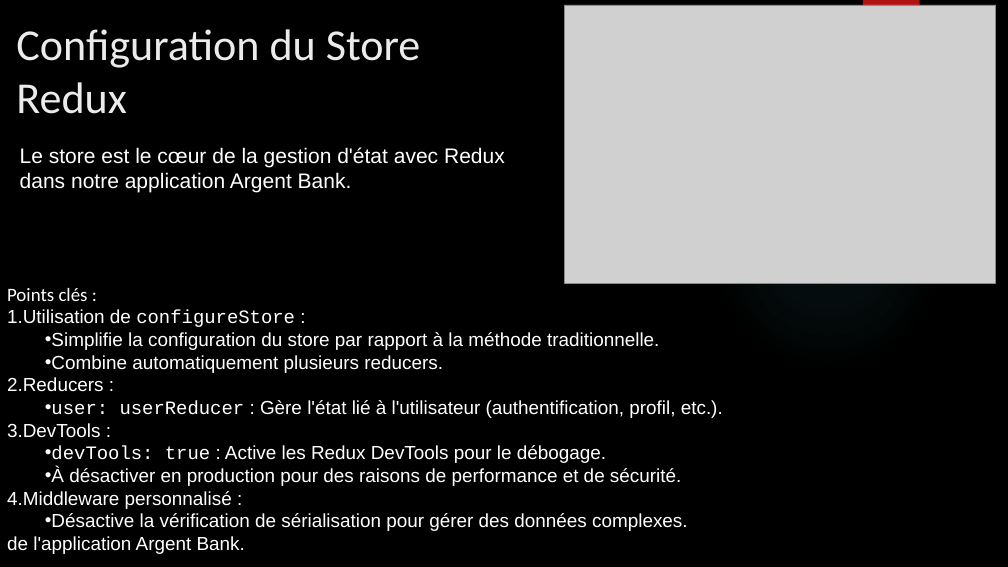
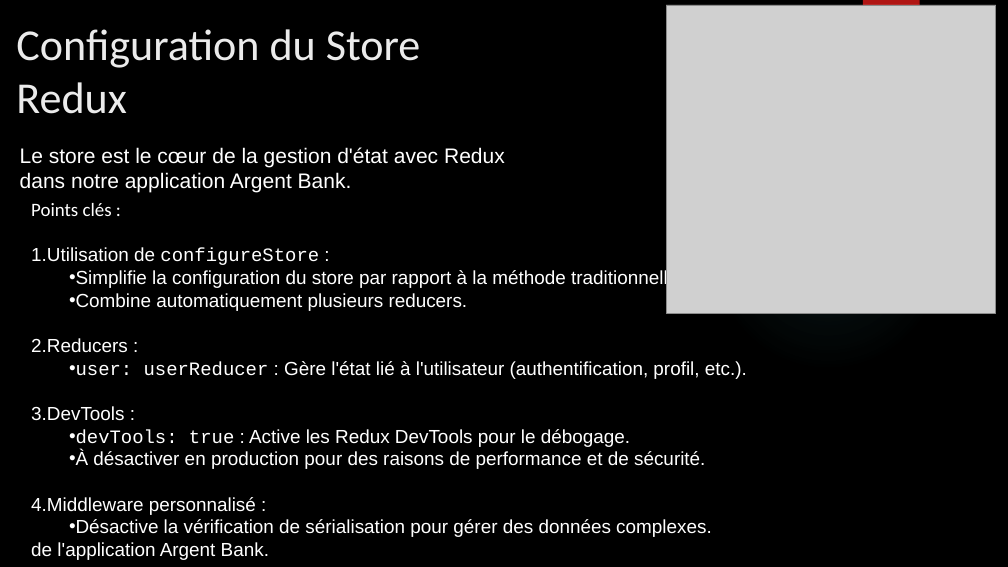
Before and after one commit to samaki8/Argent-Bank, a slide deck: slide 9 of Projet Argent Bank.pptx. Drawn at 1008x567 pixels with LibreOffice and Linux fonts; fonts in the diff are those of the drawing; grey boxes stand for pictures; background and template pictures are left out. Boxes give left, top, right and bottom in pixels: in the first picture for what was removed or moved away, otherwise in the second. Text is boxed around its words. In the diff, an @@ line names an element or a change of style, - is before the commit and + after.

```diff
--- a/Projet Argent Bank.pptx
+++ b/Projet Argent Bank.pptx
@@ picture: place and size @@
-picture at box(565, 5, 997, 284)
+picture at box(666, 5, 996, 314)
@@ text "Points clés :" rewrapped from box(7, 288, 723, 554) to box(31, 203, 747, 560) @@
```
Also in this commit, not shown: 6 other files.
